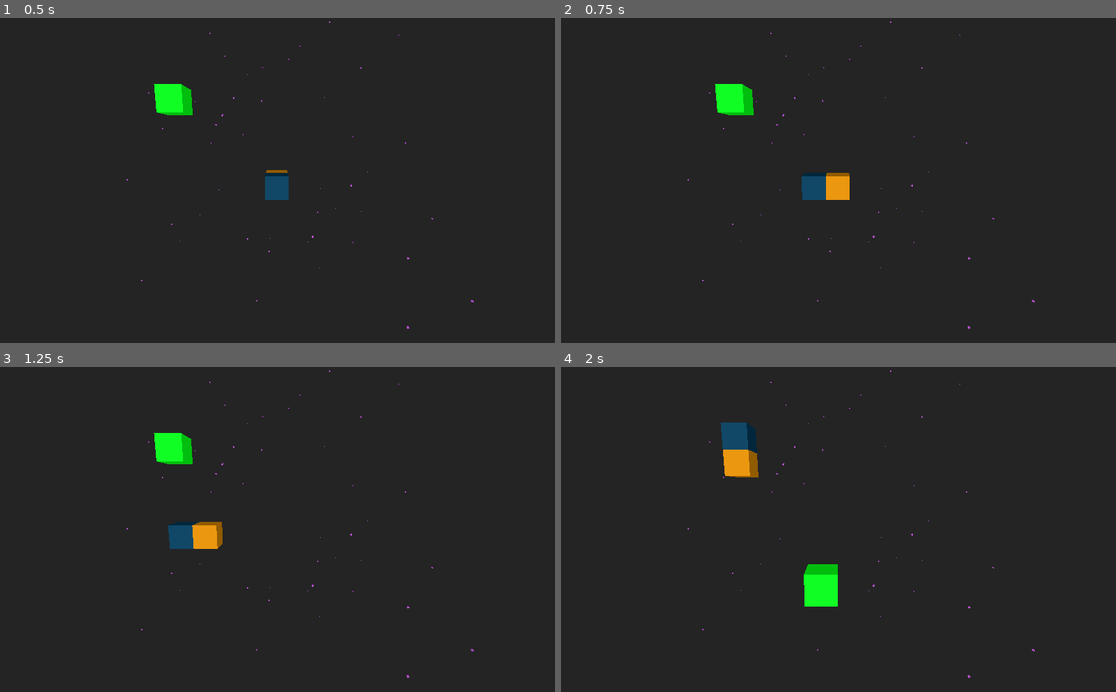
Above: before the commit, frames 1-4 (two rows, left to right).
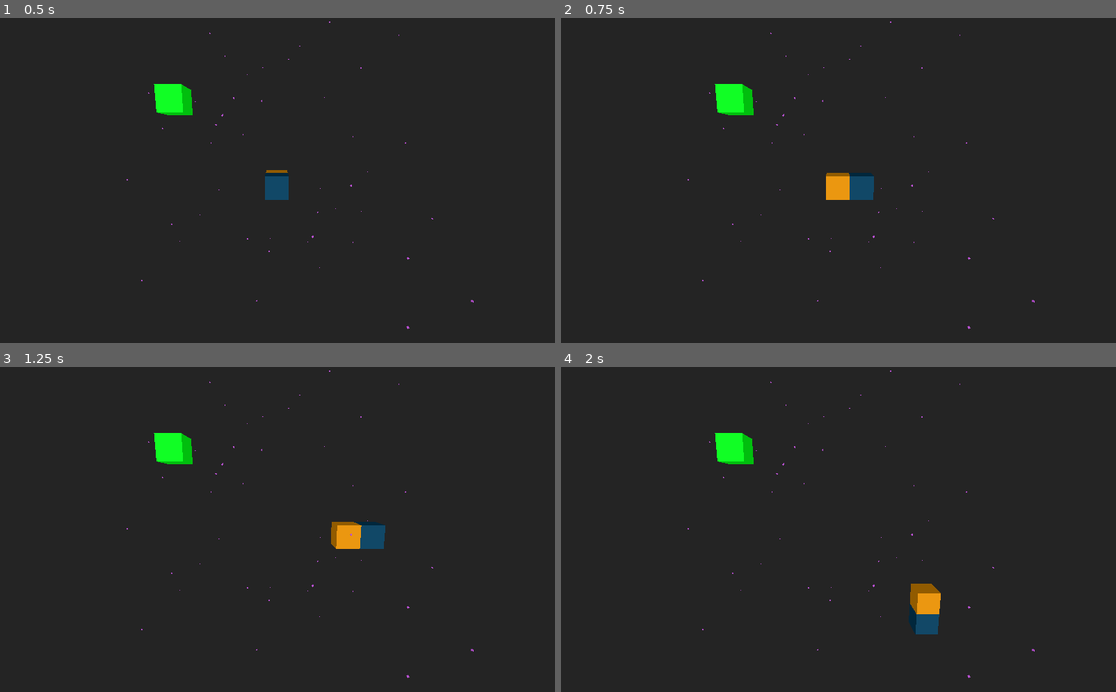
Above: after the commit, the same moments.

Repository: andrew-wilkes/3dsnake
Game: Godot game, scene res://Main.tscn
The game is run twice, just before and just after one commit, with the same random seed, the same clock (stepped at 60 frames per second) and the same inputs.
Inputs:
- Up to frame 1 (0.5 s): no input
- Up to frame 2 (0.75 s): tap Enter at 0.5 s; hold Right from 0.53 s (still down); tap Space at 0.6 s
- Up to frame 3 (1.25 s): keep holding Right; tap Space at 0.77, 1.07 s
- Up to frame 4 (2 s): release Right at 1.28 s; hold Down from 1.28 s (still down); tap Space at 1.35, 1.52, 1.82 s

Frame 1 is identical in both runs. In frame 2, 0.7% of the frame differs, in the area x 43-57%, y 47-56%; in frame 3, 1.6%; in frame 4, 2.7%, in the area x 27-69%, y 17-83%.

Commit message:
Change steering method

Diff:
--- a/Main.gd
+++ b/Main.gd
@@ -16,7 +16,7 @@
 	d += delta
 	if d > cube_step:
 		d = 0
-		$Snake.move_ahead(transform.basis.z * cube_step)
+		$Snake.move_ahead(cube_step)
 		move_camera()
 		$Dust.check_extents($Tripod.translation)
 
@@ -53,17 +53,6 @@
 					$Snake.up()
 				KEY_DOWN:
 					$Snake.down()
-				KEY_SPACE:
-					$Snake.roll()
-
-
-func show_extents():
-	for x in [-1, 1]:
-		for y in [-1, 1]:
-			for z in [-1, 1]:
-				var box = CSGBox.new()
-				box.translation = Vector3(x, y, z) * Globals.MAX_OFFSET
-				$Snake/Extents.add_child(box)
 
 
 func _on_Snake_hit_tail():
@@ -75,4 +64,5 @@
 
 
 func _on_Apple_ate_apple():
+	Globals.add_to_tail = true
 	set_apple_position()
--- a/Snake.gd
+++ b/Snake.gd
@@ -7,43 +7,105 @@
 var tail_piece_scene = preload("res://TailPiece.tscn")
 var inverted = false
 var reversed = false
+var displacement = transform.basis.z
+var direction = FORWARD
 
-func make_upright():
-	if $Head.transform.basis.y.y < -0.5:
-		$Head.rotate_object_local(transform.basis.x, PI)
-
+enum { UP, DOWN, LEFT, RIGHT, FORWARD, BACK }
 
 func up():
-	rotate_head(-transform.basis.x)
-
+	match direction:
+		UP:
+			direction = FORWARD
+			displacement = transform.basis.z
+		DOWN:
+			direction = BACK
+			displacement = -transform.basis.z
+		LEFT:
+			direction = UP
+			displacement = transform.basis.y
+		RIGHT:
+			direction = UP
+			displacement = transform.basis.y
+		FORWARD:
+			direction = UP
+			displacement = transform.basis.y
+		BACK:
+			direction = UP
+			displacement = transform.basis.y
 
 func down():
-	rotate_head(transform.basis.x)
+	match direction:
+		UP:
+			direction = BACK
+			displacement = -transform.basis.z
+		DOWN:
+			direction = FORWARD
+			displacement = transform.basis.z
+		LEFT:
+			direction = DOWN
+			displacement = -transform.basis.y
+		RIGHT:
+			direction = DOWN
+			displacement = -transform.basis.y
+		FORWARD:
+			direction = DOWN
+			displacement = -transform.basis.y
+		BACK:
+			direction = DOWN
+			displacement = -transform.basis.y
 
 
 func left():
-	rotate_head(transform.basis.y)
+	match direction:
+		UP:
+			direction = FORWARD
+			displacement = transform.basis.z
+		DOWN:
+			direction = FORWARD
+			displacement = transform.basis.z
+		LEFT:
+			direction = FORWARD
+			displacement = transform.basis.z
+		RIGHT:
+			direction = BACK
+			displacement = -transform.basis.z
+		FORWARD:
+			direction = LEFT
+			displacement = -transform.basis.x
+		BACK:
+			direction = LEFT
+			displacement = -transform.basis.x
 
 
 func right():
-	rotate_head(-transform.basis.y)
-
-
-func roll():
-	$Head.rotate_object_local(transform.basis.z, PI)
-
-
-func rotate_head(vec: Vector3):
-	$Head.rotate_object_local(vec, P2)
+	match direction:
+		UP:
+			direction = BACK
+			displacement = -transform.basis.z
+		DOWN:
+			direction = BACK
+			displacement = -transform.basis.z
+		LEFT:
+			direction = BACK
+			displacement = -transform.basis.z
+		RIGHT:
+			direction = FORWARD
+			displacement = transform.basis.z
+		FORWARD:
+			direction = RIGHT
+			displacement = transform.basis.x
+		BACK:
+			direction = RIGHT
+			displacement = transform.basis.x
 
 
 # The way to move is to move the head and set the last tail node to the last position of the head
 # Then position the the tail node as the first child node of the tail.
 # Now the last tail node becomes the end of the tail.
-func move_ahead(displacement: Vector3):
+func move_ahead(step: int):
 	var old_head_pos = $Head.translation
 	var end_pos = $Head.translation
-	$Head.translate(displacement)
+	$Head.translate(displacement * step)
 	var n = $Tail.get_child_count()
 	if n > 0:
 		var tail_piece = $Tail.get_child(n-1)
